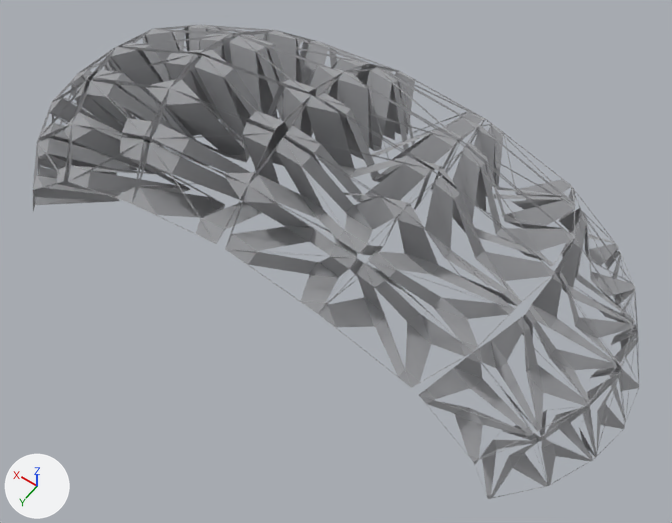
Two versions of the glTF model assets/w9.glb, one commit apart.
The view is the same before and after, from a 50 mm lens placed at (-1.53, 2.85, 5.24), pointed at (0.66, -0.23, 0.4). Arrows for +X, +Y and +Z are at lower left; the lights stay in place. Where no turn or scale is listed for an object, it has been applied to the vertices.

Names of what the first picture shows: '0', '0.001', '0.002', '0.003', '0.004', '0.005', '0.006', '0.007'.
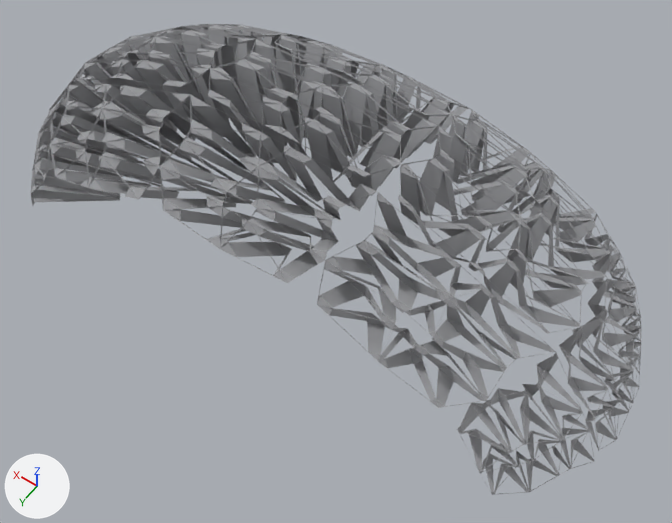
Location of each change, [x1, y1, x2, y2] in pixels of the pictures (672 x 523 px):
'0.006', reshaped (14% narrower): before [68, 47, 311, 244]; after [399, 126, 607, 333]
'0.005', reshaped (75% narrower, 41% shorter): before [225, 95, 555, 388]; after [559, 278, 640, 451]
'0.007', reshaped (102% wider): before [33, 48, 147, 211]; after [208, 39, 439, 196]
'0.001', reshaped (38% narrower, 23% shorter): before [318, 67, 576, 267]; after [449, 109, 609, 262]
'0.012', added: after [159, 94, 377, 283]
'0.004', reshaped (not visible afterwards): before [419, 273, 625, 499]
'0.002', reshaped (29% narrower, 11% taller): before [122, 25, 399, 137]; after [274, 34, 470, 158]
'0.011', added: after [317, 192, 556, 408]
'0.013', added: after [50, 84, 223, 200]
'0.008', added: after [79, 30, 255, 141]
'0', reshaped (34% narrower, 32% shorter): before [552, 186, 639, 423]; after [584, 213, 641, 374]
'0.010', added: after [457, 352, 594, 495]
'0.014', added: after [31, 86, 123, 206]
'0.003', reshaped: before [77, 27, 239, 119]; after [150, 24, 331, 79]
'0.009', added: after [49, 39, 129, 137]

Diff of the bpy script that builds the scene:
```diff
--- a/assets/w9.glb.py
+++ b/assets/w9.glb.py
@@ me_mesh_0 @@
-me_mesh_0.from_pydata(...)  # 265 vertices, 399 faces; spans x -1.381..-0.362, y -1.457..-0.452, z 0.0..1.056
+me_mesh_0.from_pydata(...)  # 265 vertices, 399 faces; spans x -1.308..-0.568, y -1.457..-0.777, z 0.0..0.795
+# me_mesh_0 part 1: 264 of 265 vertices moved; they spanned x -1.381..-0.362, y -1.457..-0.452, z 0.002..1.056 and now span x -1.308..-0.568, y -1.457..-0.777, z 0.003..0.795; mean shift (-0.024, -0.161, -0.106); largest move (-0.709, -0.465, 1.056) -> (-0.946, -0.816, 0.78)
 me_mesh_0.materials.append(mat_material_0)
@@ me_mesh_1 @@
-me_mesh_1.from_pydata(...)  # 265 vertices, 399 faces; spans x -0.66..1.0, y -1.46..-0.45, z 0.66..1.51
+me_mesh_1.from_pydata(...)  # 265 vertices, 399 faces; spans x -0.83..0.43, y -1.46..-0.71, z 0.55..1.35
+# me_mesh_1 part 2: 265 of 265 vertices moved; they spanned x -0.66..1.0, y -1.46..-0.45, z 0.66..1.51 and now span x -0.83..0.43, y -1.46..-0.71, z 0.55..1.35; mean shift (-0.41, -0.16, -0.16); largest move (0.97, -0.46, 1.51) -> (0.21, -0.82, 1.35)
 me_mesh_1.materials.append(mat_material_1)
@@ me_mesh_2 @@
-me_mesh_2.from_pydata(...)  # 265 vertices, 399 faces; spans x 1.0..2.66, y -1.46..-0.42, z 0.51..1.51
+me_mesh_2.from_pydata(...)  # 265 vertices, 399 faces; spans x 0.34..1.66, y -1.46..-0.63, z 0.72..1.46
+# me_mesh_2 part 3: 265 of 265 vertices moved; they spanned x 1.0..2.66, y -1.46..-0.42, z 0.51..1.51 and now span x 0.34..1.66, y -1.46..-0.63, z 0.72..1.46; mean shift (-0.76, -0.15, 0.08); largest move (2.66, -0.46, 1.09) -> (1.57, -0.82, 1.39)
 me_mesh_2.materials.append(mat_material_2)
@@ me_mesh_3 @@
-me_mesh_3.from_pydata(...)  # 265 vertices, 399 faces; spans x 2.307..3.381, y -1.457..-0.435, z -0.034..1.056
+me_mesh_3.from_pydata(...)  # 265 vertices, 399 faces; spans x 1.566..2.83, y -1.457..-0.618, z 0.394..1.349
+# me_mesh_3 part 4: 265 of 265 vertices moved; they spanned x 2.307..3.381, y -1.457..-0.435, z -0.034..1.056 and now span x 1.566..2.83, y -1.457..-0.618, z 0.394..1.349; mean shift (-0.686, -0.124, 0.44); largest move (3.156, -0.765, 0.568) -> (2.203, -0.964, 1.157)
 me_mesh_3.materials.append(mat_material_3)
@@ me_mesh_4 @@
-me_mesh_4.from_pydata(...)  # 265 vertices, 399 faces; spans x -1.39..-0.389, y -0.452..0.468, z 0.009..1.077
+me_mesh_4.from_pydata(...)  # 265 vertices, 399 faces; spans x 2.46..3.308, y -1.457..-0.654, z -0.016..0.795
+# me_mesh_4 part 5: 265 of 265 vertices moved; they spanned x -1.39..-0.389, y -0.452..0.468, z 0.009..1.077 and now span x 2.46..3.308, y -1.457..-0.654, z -0.016..0.795; mean shift (3.821, -0.989, -0.157); largest move (-1.002, 0.181, 0.488) -> (3.182, -0.964, 0.341)
 me_mesh_4.materials.append(mat_material_4)
@@ me_mesh_5 @@
-me_mesh_5.from_pydata(...)  # 265 vertices, 399 faces; spans x -0.69..1.0, y -0.47..0.47, z 0.66..1.52
+me_mesh_5.from_pydata(...)  # 265 vertices, 399 faces; spans x -1.38..-0.87, y -0.78..-0.14, z 0.01..0.88
+# me_mesh_5 part 6: 265 of 265 vertices moved; they spanned x -0.69..1.0, y -0.47..0.47, z 0.66..1.52 and now span x -1.38..-0.87, y -0.78..-0.14, z 0.01..0.88; mean shift (-1.39, -0.38, -0.63); largest move (0.96, -0.15, 1.46) -> (-0.99, -0.6, 0.81)
 me_mesh_5.materials.append(mat_material_5)
@@ me_mesh_6 @@
-me_mesh_6.from_pydata(...)  # 265 vertices, 399 faces; spans x 1.0..2.69, y -0.49..0.47, z 0.47..1.52
+me_mesh_6.from_pydata(...)  # 265 vertices, 399 faces; spans x -0.94..0.31, y -0.78..-0.14, z 0.78..1.44
+# me_mesh_6 part 7: 265 of 265 vertices moved; they spanned x 1.0..2.69, y -0.49..0.47, z 0.47..1.52 and now span x -0.94..0.31, y -0.78..-0.14, z 0.78..1.44; mean shift (-2.04, -0.34, 0.11); largest move (2.62, -0.15, 1.05) -> (0.19, -0.6, 1.4)
 me_mesh_6.materials.append(mat_material_6)
@@ me_mesh_7 @@
-me_mesh_7.from_pydata(...)  # 265 vertices, 399 faces; spans x 2.274..3.39, y -0.485..0.468, z -0.065..1.077
+me_mesh_7.from_pydata(...)  # 265 vertices, 399 faces; spans x 0.3..1.7, y -0.778..-0.136, z 0.898..1.511
+# me_mesh_7 part 8: 265 of 265 vertices moved; they spanned x 2.274..3.39, y -0.485..0.468, z -0.065..1.077 and now span x 0.3..1.7, y -0.778..-0.136, z 0.898..1.511; mean shift (-1.806, -0.346, 0.872); largest move (3.199, -0.439, 0.587) -> (0.882, -0.742, 1.458)
 me_mesh_7.materials.append(mat_material_7)
@@ ob_0_014 @@
+ob_0_014 = bpy.data.objects.new('0.014', me_mesh_14)  # 265 vertices, 399 faces; spans x 2.412..3.336, y -0.313..0.468, z -0.048..0.853; in mat_material_14 (picture img_image_14)
+ob_0_014.location = (0.0, 0.0, 0.0)
@@ ob_0_013 @@
+ob_0_013 = bpy.data.objects.new('0.013', me_mesh_13)  # 265 vertices, 399 faces; spans x 1.612..2.901, y -0.36..0.468, z 0.354..1.393; in mat_material_13 (picture img_image_13)
+ob_0_013.location = (0.0, 0.0, 0.0)
@@ ob_0_012 @@
+ob_0_012 = bpy.data.objects.new('0.012', me_mesh_12)  # 265 vertices, 399 faces; spans x 0.314..1.686, y -0.335..0.468, z 0.668..1.43; in mat_material_12 (picture img_image_12)
+ob_0_012.location = (0.0, 0.0, 0.0)
@@ ob_0_011 @@
+ob_0_011 = bpy.data.objects.new('0.011', me_mesh_11)  # 265 vertices, 399 faces; spans x -0.901..0.381, y -0.243..0.468, z 0.563..1.393; in mat_material_11 (picture img_image_11)
+ob_0_011.location = (0.0, 0.0, 0.0)
@@ ob_0_010 @@
+ob_0_010 = bpy.data.objects.new('0.010', me_mesh_10)  # 265 vertices, 399 faces; spans x -1.336..-0.611, y -0.16..0.468, z 0.006..0.853; in mat_material_10 (picture img_image_10)
+ob_0_010.location = (0.0, 0.0, 0.0)
@@ ob_0_009 @@
+ob_0_009 = bpy.data.objects.new('0.009', me_mesh_9)  # 265 vertices, 399 faces; spans x 2.612..3.383, y -0.778..-0.136, z -0.015..0.884; in mat_material_9 (picture img_image_9)
+ob_0_009.location = (0.0, 0.0, 0.0)
@@ ob_0_008 @@
+ob_0_008 = bpy.data.objects.new('0.008', me_mesh_8)  # 265 vertices, 399 faces; spans x 1.666..2.94, y -0.778..-0.136, z 0.51..1.443; in mat_material_8 (picture img_image_8)
+ob_0_008.location = (0.0, 0.0, 0.0)
```
